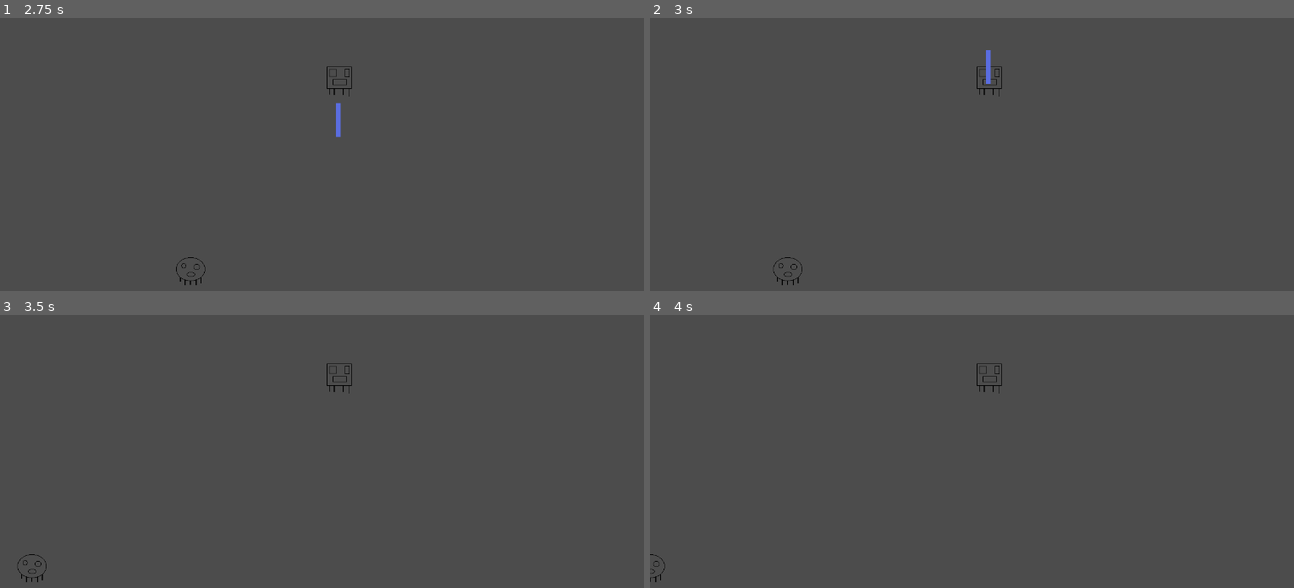
Above: before the commit, frames 1-4 (two rows, left to right).
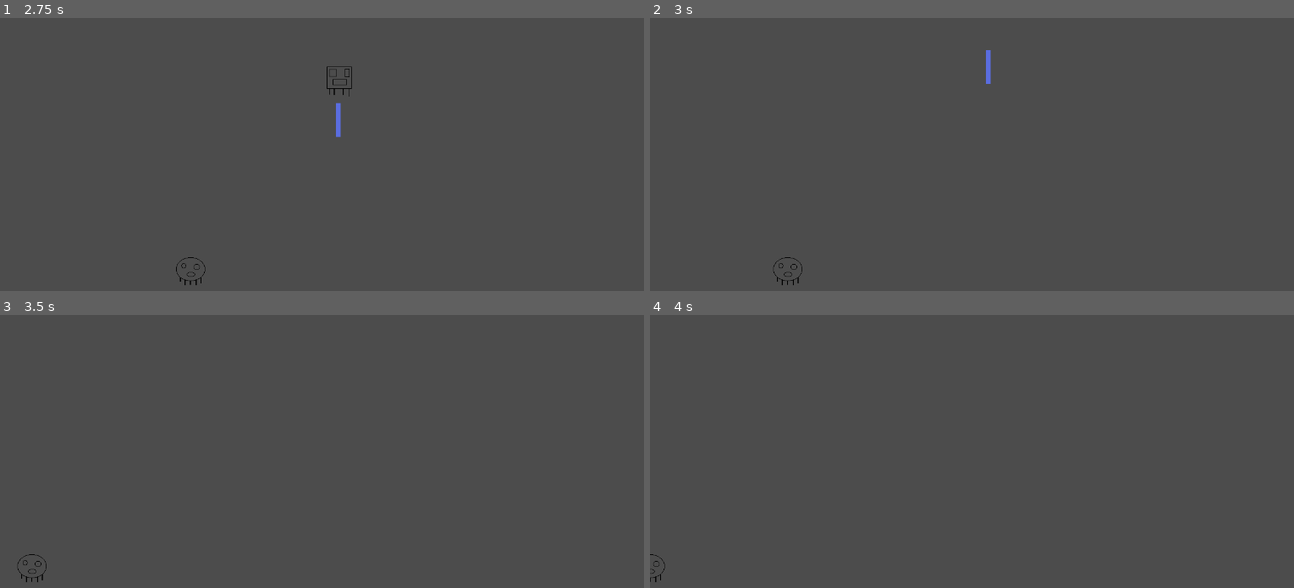
Above: after the commit, the same moments.

Repository: brandon-dodds/SpaceInvaders
Game: Godot game, scene res://scenes/Main.tscn
Two runs of this game, one before a commit and one after it. Both use one fixed random seed, a clock stepped at 60 frames per second and the inputs below. The project has no main scene, so this scene is started directly.
Inputs:
- Up to frame 1 (2.75 s): tap Enter at 0.5, 2 s; hold Up (ui_up) 0.53-2.03 s; tap Space at 1.25 s; hold Left (ui_left) from 2.03 s (still down)
- Up to frame 2 (3 s): keep holding Left (ui_left)
- Up to frame 3 (3.5 s): keep holding Left (ui_left)
- Up to frame 4 (4 s): keep holding Left (ui_left)

Frame 1 is identical in both runs. In frame 2, less than 0.1% of the frame differs, in the area x 50-55%, y 17-29%; in frame 3, less than 0.1%; in frame 4, less than 0.1%.

Commit message:
Change to Area2D fixed the collision.

Diff:
--- a/scenes/Enemy.gd
+++ b/scenes/Enemy.gd
@@ -11,13 +11,13 @@
 #func _process(delta):
 #	pass
 
-
-func _on_Enemy_body_entered(body):
-	print("Been hit")
-	hide()
-	$CollisionShape2D.set_deferred("disabled", true)
-
 func start(pos):
 	position = pos
 	show()
 	$CollisionShape2D.disabled = false
+
+
+func _on_Enemy_area_entered(area):
+	print("Been hit")
+	hide()
+	$CollisionShape2D.set_deferred("disabled", true)
--- a/scenes/Enemy.tscn
+++ b/scenes/Enemy.tscn
@@ -19,4 +19,4 @@
 position = Vector2( 1.40465, -0.28093 )
 shape = SubResource( 1 )
 
-[connection signal="body_entered" from="." to="." method="_on_Enemy_body_entered"]
+[connection signal="area_entered" from="." to="." method="_on_Enemy_area_entered"]
--- a/scenes/Player.gd
+++ b/scenes/Player.gd
@@ -31,5 +31,5 @@
 	$CollisionShape2D.disabled = false
 
 
-func _on_Player_body_entered(body):
+func _on_Player_area_entered(area):
 	print("INSTA DEATH")
--- a/scenes/Player.tscn
+++ b/scenes/Player.tscn
@@ -19,4 +19,4 @@
 position = Vector2( 0.157486, 1.57491 )
 shape = SubResource( 1 )
 
-[connection signal="body_entered" from="." to="." method="_on_Player_body_entered"]
+[connection signal="area_entered" from="." to="." method="_on_Player_area_entered"]
--- a/scenes/Shot.gd
+++ b/scenes/Shot.gd
@@ -1,4 +1,4 @@
-extends RigidBody2D
+extends Area2D
 
 var characterShoot
 export var speed = 400
--- a/scenes/Shot.tscn
+++ b/scenes/Shot.tscn
@@ -6,8 +6,7 @@
 [sub_resource type="RectangleShape2D" id=1]
 extents = Vector2( 4.82504, 32.3113 )
 
-[node name="Shot" type="RigidBody2D"]
-gravity_scale = 0.0
+[node name="Shot" type="Area2D"]
 script = ExtResource( 2 )
 __meta__ = {
 "_edit_group_": true
